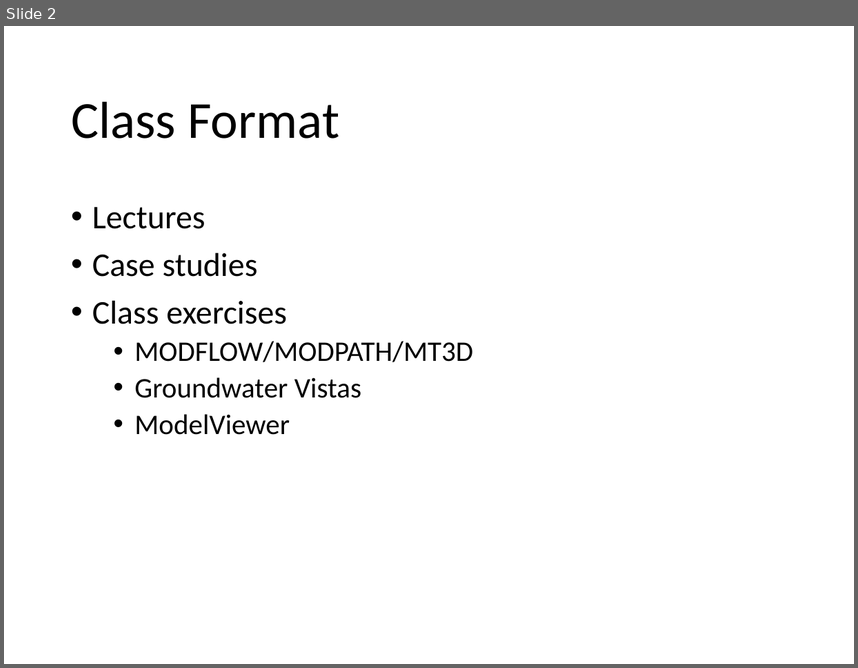
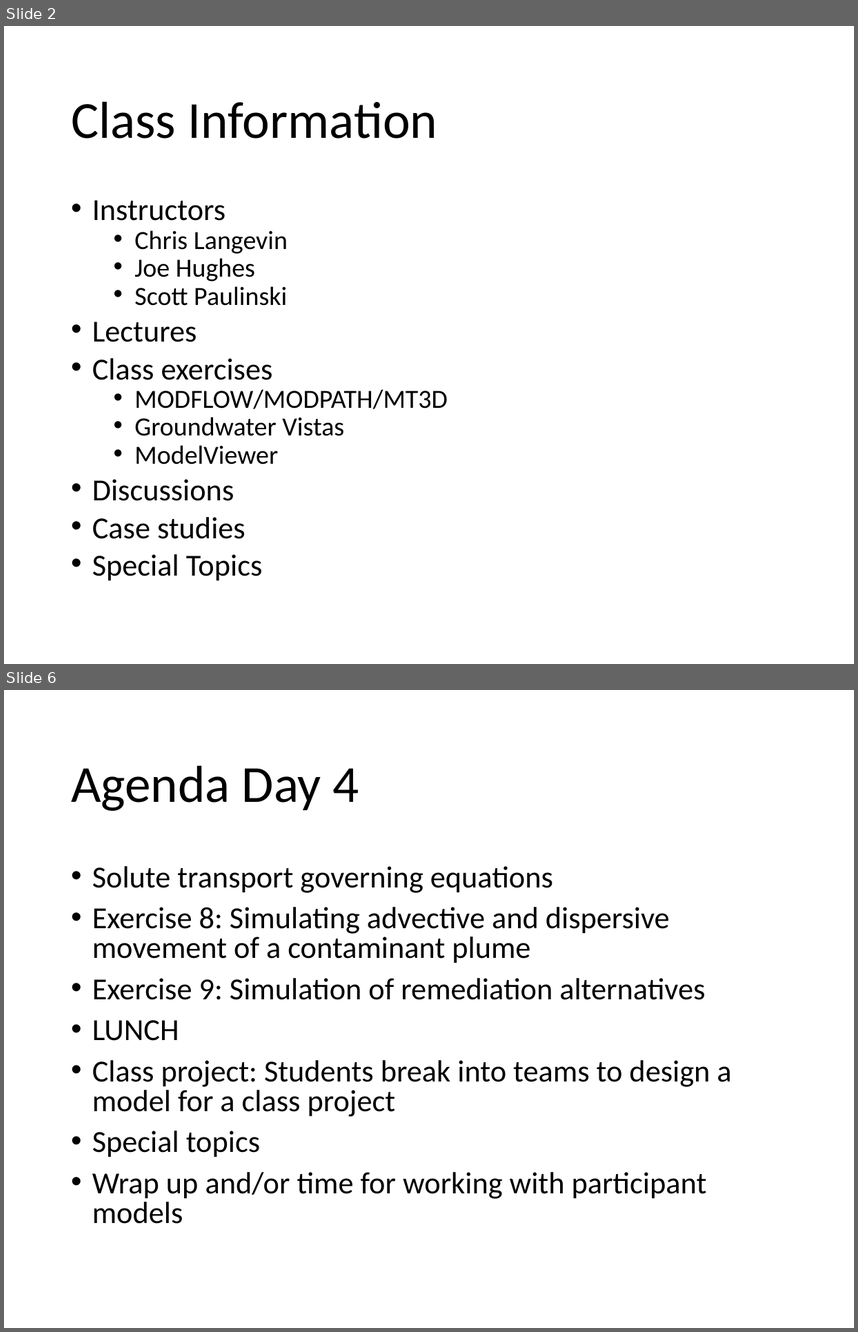
Before and after one commit to behroozetebari/navy2018_classrepo, a slide deck: presentations/Lecture00_Class_Introduction.pptx. Shown one above the other, each under a label of ours: slide 2 before the commit, slides 2 and 6 after it; the slides between them are not shown. The pictures are 858x668 and 858x1332 pixels, drawn with LibreOffice and Linux fonts; fonts in the diff are those of the drawing. Boxes give left, top, right and bottom in pixels: in the first picture for what was removed or moved away, otherwise in the second. Text is boxed around its words. In the diff, an @@ line names an element or a change of style, - is before the commit and + after.

Commit message:
Updated the class introduction presentation

```diff
--- a/presentations/Lecture00_Class_Introduction.pptx
+++ b/presentations/Lecture00_Class_Introduction.pptx
@@ slide 6 added at <box>4,690,854,1328</box>, background #FFFFFF @@
@@ title added at <box>71,765,359,811</box>, 44 pt, text #000000 @@
+Agenda Day 4
@@ text added at <box>92,866,731,1223</box>, 25.9 pt, text #000000 @@
+• Solute transport governing equations
+• Exercise 8: Simulating advective and dispersive movement of a contaminant plume
+• Exercise 9: Simulation of remediation alternatives
+• LUNCH
+• Class project: Students break into teams to design a model for a class project
+• Special topics
+• Wrap up and/or time for working with participant models
@@ slide 2 changed as well @@
@@ title at <box>71,101,437,138</box>: text changed @@
-Class Format
+Class Information
@@ text at <box>92,200,288,305</box>: paragraphs added @@
+• Instructors
+  • Chris Langevin
+  • Joe Hughes
+  • Scott Paulinski
@@ text at <box>92,252,258,276</box>: paragraph removed @@
-• Case studies
@@ text at <box>92,321,448,464</box>: size 28 to 25.9 pt in "Lectures", "Class exercises"; size 24 to 22.2 pt in "MODFLOW/MODPATH/MT3D", "Groundwater Vistas", "ModelViewer"; line spacing 0.9 to 0.7 @@
@@ text at <box>92,479,263,580</box>: paragraphs added @@
+• Discussions
+• Case studies
+• Special Topics
```
Also in this commit, not shown: 1 other slide changed, 5 other slides added, 2 slides removed.
